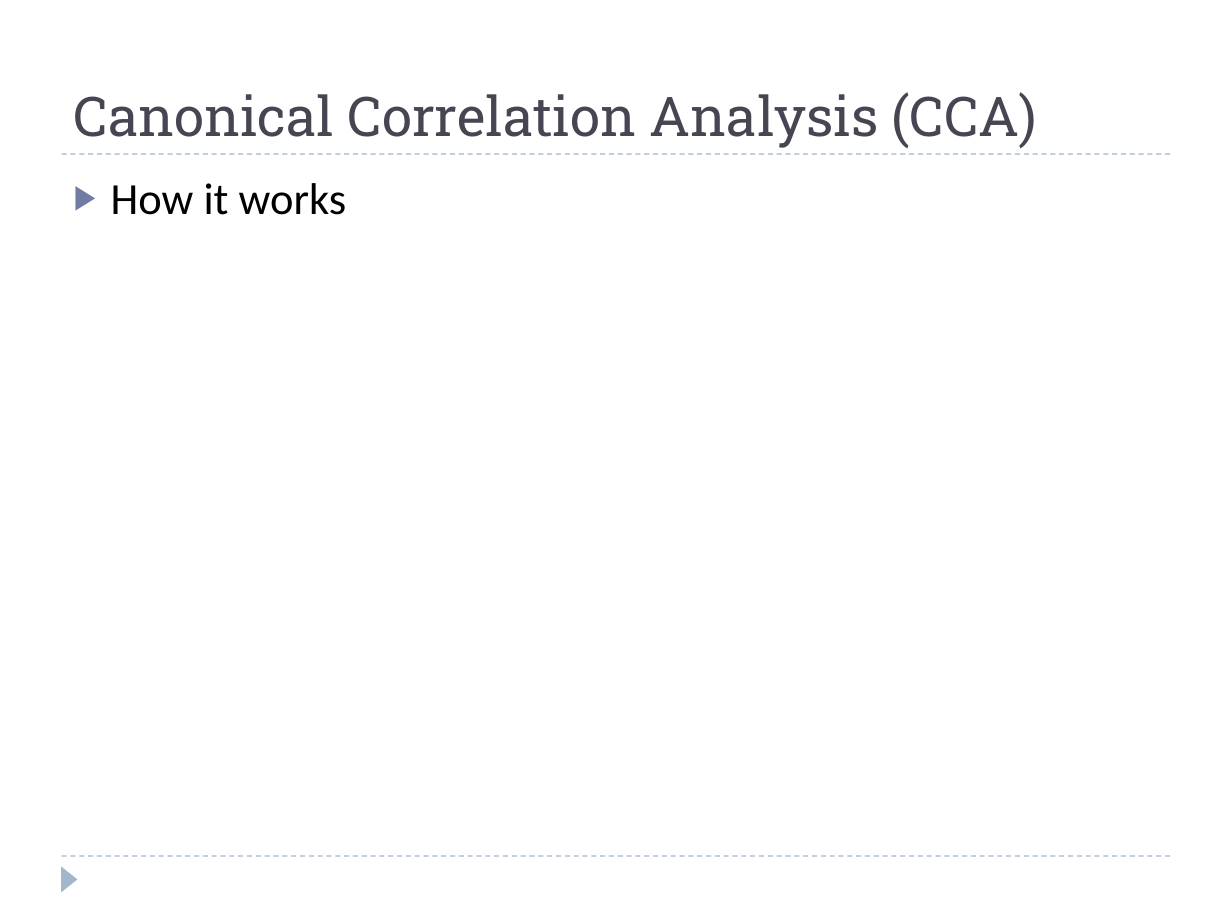
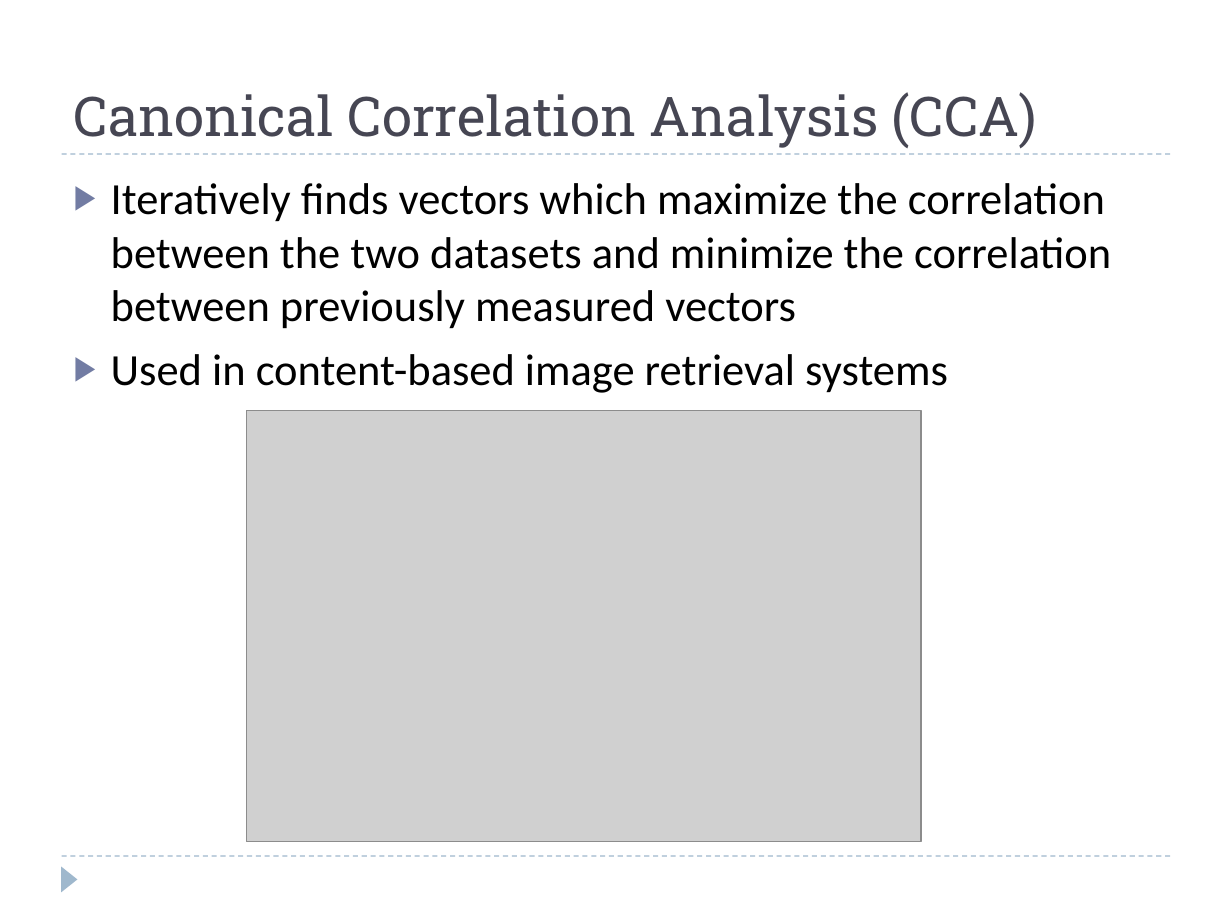
Before and after one commit to rspeyer/rzs-thesis, a slide deck: slide 8 of thesis-defense.pptx. Drawn at 1232x924 pixels with LibreOffice and Linux fonts; fonts in the diff are those of the drawing; grey boxes stand for pictures. Boxes give left, top, right and bottom in pixels: in the first picture for what was removed or moved away, otherwise in the second. Text is boxed around its words. In the diff, an @@ line names an element or a change of style, - is before the commit and + after.

```diff
--- a/thesis-defense.pptx
+++ b/thesis-defense.pptx
@@ text at bbox=[111, 183, 1111, 393]: text changed @@
-▶ How it works
+▶ Iteratively finds vectors which maximize the correlation between the two datasets and minimize the correlation between previously measured vectors
+▶ Used in content-based image retrieval systems
@@ picture added at bbox=[246, 410, 922, 841] @@
```
Also in this commit, not shown: 13 other slides changed, 6 slides added, 4 slides removed, 3 other files.
